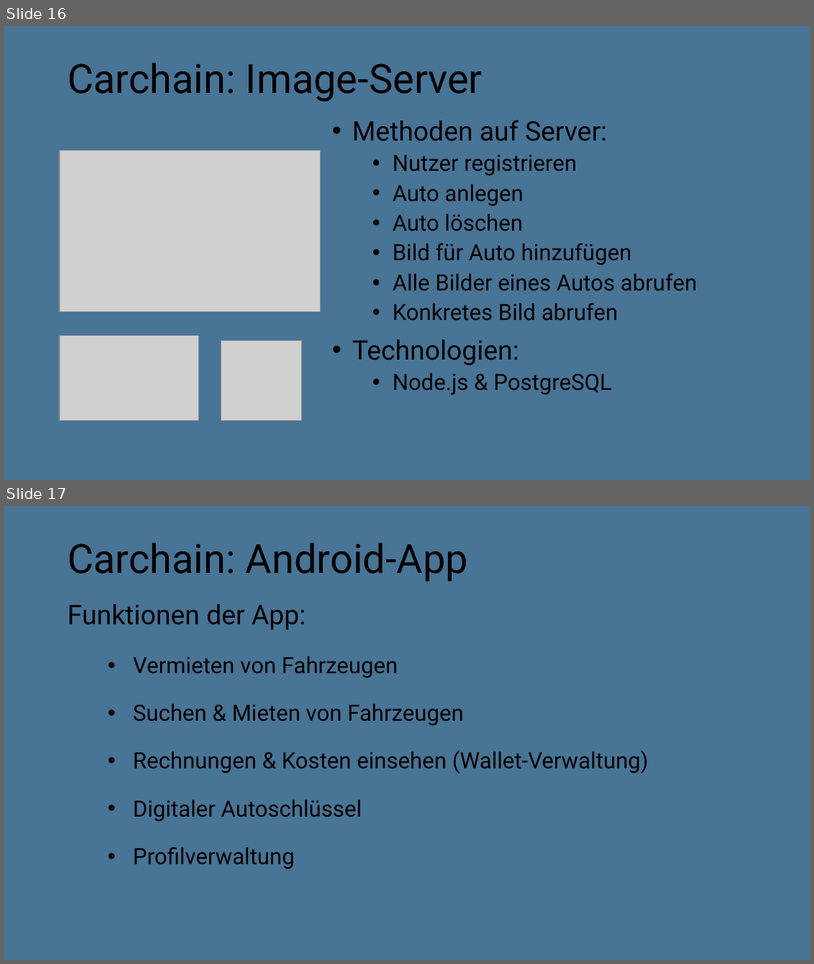
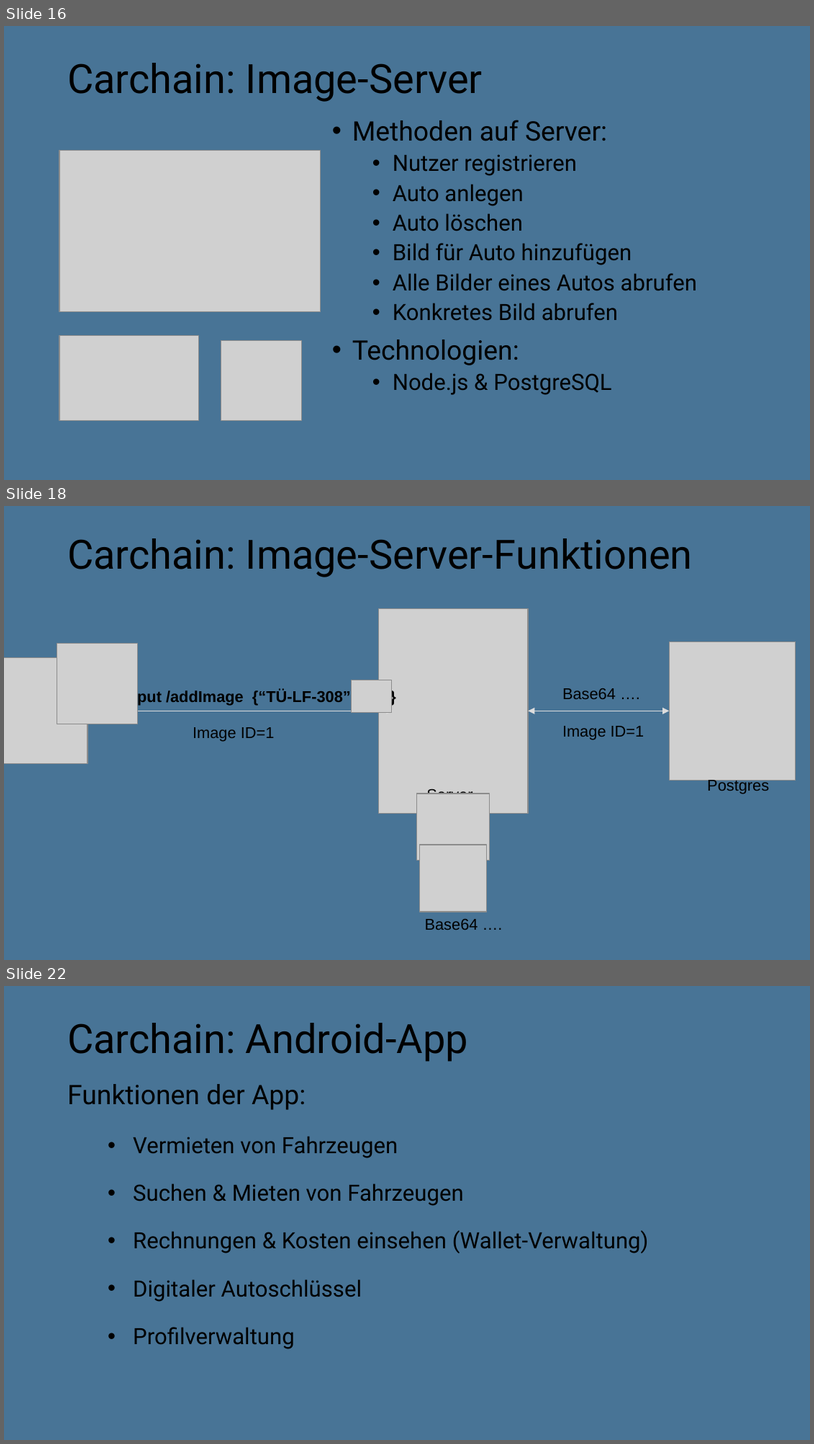
Before and after one commit to Tachmeton/Carchain, a slide deck: Präsentation/PräsiCarchain/Carchain Präsentation.pptx. Shown one above the other, each under a label of ours: slides 16 and 17 before the commit, slides 16, 18 and 22 after it; the slides between them are not shown. The pictures are 814x964 and 814x1444 pixels, drawn with LibreOffice and Linux fonts; fonts in the diff are those of the drawing; grey boxes stand for pictures; background and template pictures are left out. Boxes give left, top, right and bottom in pixels: in the first picture for what was removed or moved away, otherwise in the second. Text is boxed around its words. In the diff, an @@ line names an element or a change of style, - is before the commit and + after.

Commit message:
Add files via upload
Piktogramme für Image-Server hinzugefügt

```diff
--- a/Präsentation/PräsiCarchain/Carchain Präsentation.pptx
+++ b/Präsentation/PräsiCarchain/Carchain Präsentation.pptx
@@ slide 18 added at box(4, 506, 810, 960), background #487496 @@
@@ title added at box(67, 538, 693, 577), 36 pt, text #000000 @@
+Carchain: Image-Server-Funktionen
@@ picture added at box(379, 608, 529, 813) @@
@@ picture added at box(57, 643, 138, 723) @@
@@ picture added at box(669, 641, 796, 780) @@
@@ picture added at box(4, 658, 88, 763) @@
@@ text added at box(137, 690, 355, 705), 14 pt, text #000000, bold @@
+put /addImage {“TÜ-LF-308”, }
@@ picture added at box(352, 680, 392, 713) @@
@@ text added at box(563, 688, 616, 699), 14 pt, text #000000 @@
+Base64 ….
@@ arrow added from (73, 710) to (394, 710), #DDDDDD 0.75 pt @@
@@ double arrow added from (528, 710) to (669, 710), #DDDDDD 0.75 pt @@
@@ text added at box(193, 727, 275, 741), 14 pt, text #000000 @@
+Image ID=1
@@ text added at box(563, 726, 645, 740), 14 pt, text #000000 @@
+Image ID=1
@@ text added at box(707, 778, 769, 794), 14 pt, text #000000 @@
+Postgres
@@ picture added at box(417, 793, 490, 860) @@
@@ text added at box(427, 789, 473, 794), 14 pt, text #000000 @@
+Server
@@ picture added at box(420, 844, 487, 911) @@
@@ text added at box(425, 919, 478, 929), 14 pt, text #000000 @@
+Base64 ….
@@ what was slide 17 is now slide 22 @@
```
Also in this commit, not shown: 4 other slides added.
